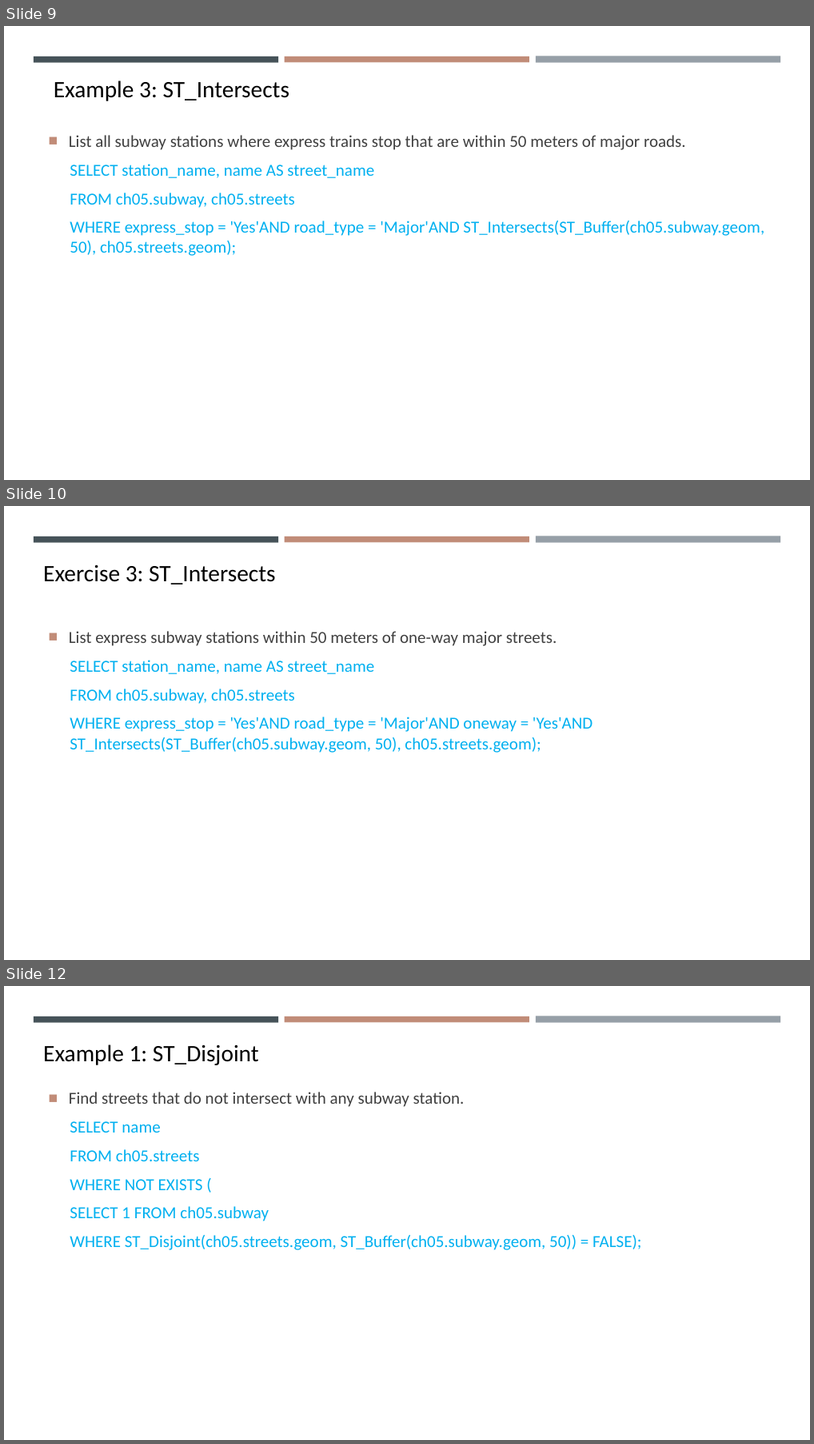
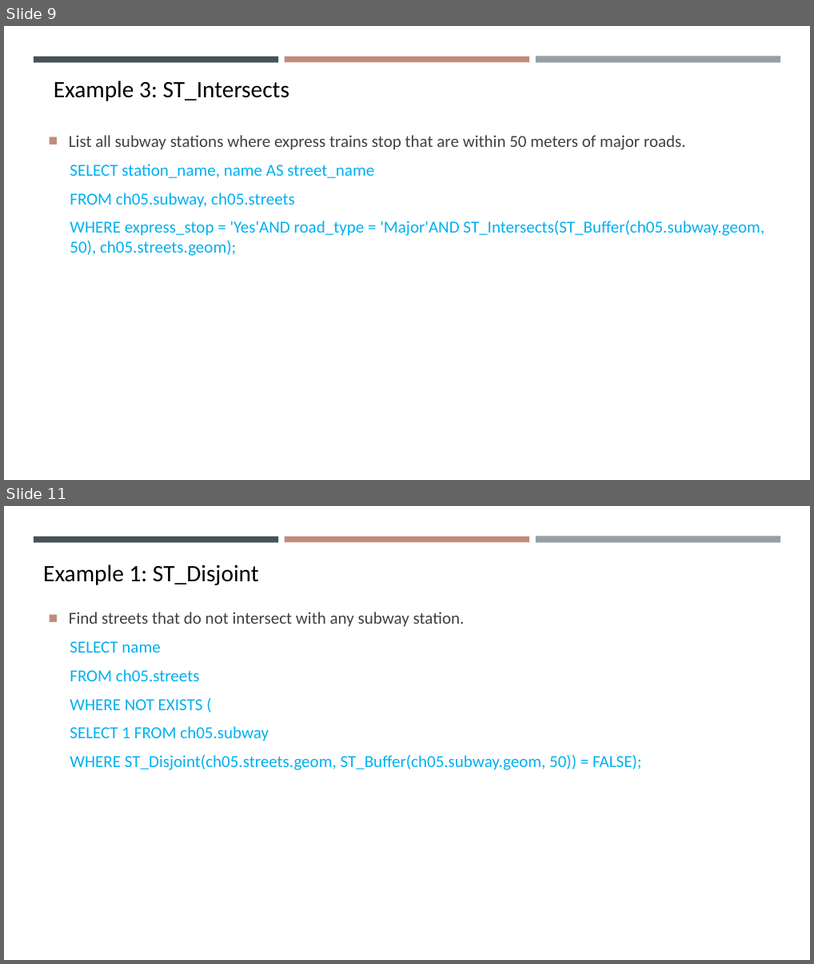
Before and after one commit to gisynw/ssj-376, a slide deck: docs/Lectures/Week05/Week05_Park02.pptx. Shown one above the other, each under a label of ours: slides 9, 10 and 12 before the commit, slides 9 and 11 after it; the slides between them are not shown. The pictures are 814x1444 and 814x964 pixels, drawn with LibreOffice and Linux fonts; fonts in the diff are those of the drawing. Boxes give left, top, right and bottom in pixels: in the first picture for what was removed or moved away, otherwise in the second. Text is boxed around its words. In the diff, an @@ line names an element or a change of style, - is before the commit and + after.

```diff
--- a/docs/Lectures/Week05/Week05_Park02.pptx
+++ b/docs/Lectures/Week05/Week05_Park02.pptx
@@ slide 10 removed at [4, 506, 810, 960], background #FFFFFF; not listed: 3 template elements that a slide beside it also shows @@
@@ text removed at [43, 564, 275, 584] @@
-Exercise 3: ST_Intersects
@@ text removed at [69, 631, 593, 752] @@
-■ List express subway stations within 50 meters of one-way major streets.
-  SELECT station_name, name AS street_name
-  FROM ch05.subway, ch05.streets
-  WHERE express_stop = 'Yes'AND road_type = 'Major'AND oneway = 'Yes'AND ST_Intersects(ST_Buffer(ch05.subway.geom, 50), ch05.streets.geom);
@@ what was slide 12 is now slide 11 @@
```
Also in this commit, not shown: 5 slides changed, 2 other slides removed, 3 other files.
